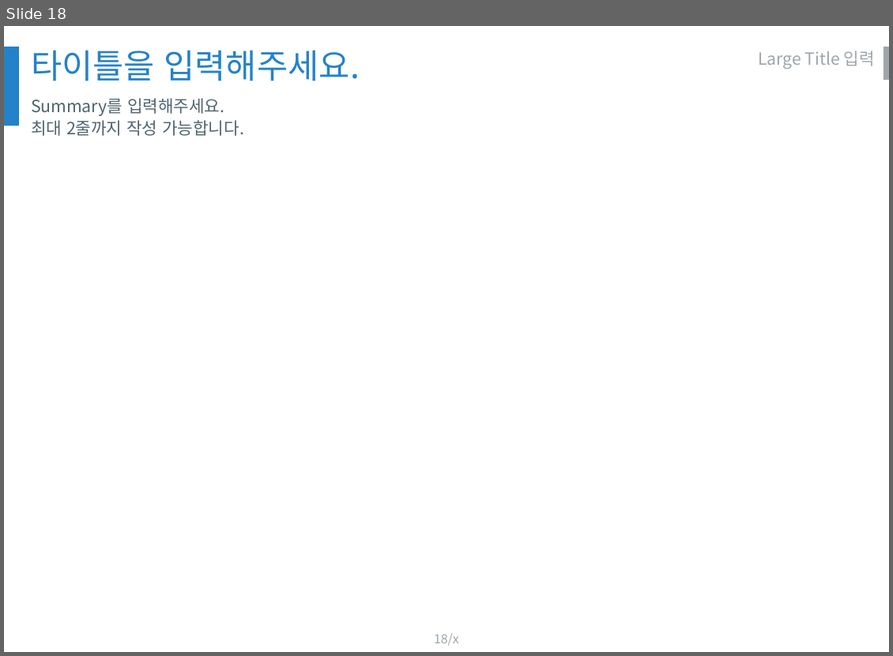
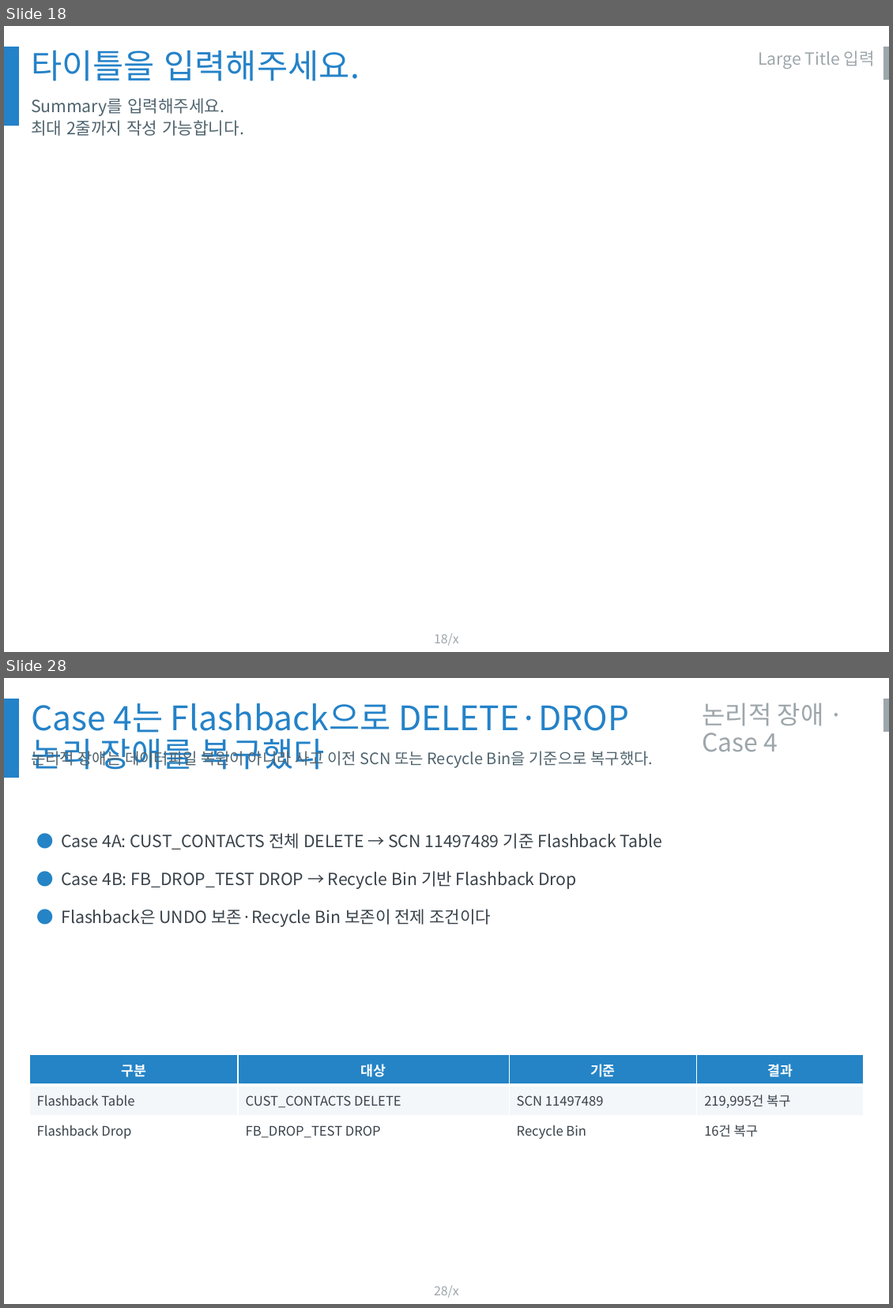
Before and after one commit to olmas70/slides, a slide deck: BO_스키마_트랜잭션_실증_보고서.pptx. Shown one above the other, each under a label of ours: slide 18 before the commit, slides 18 and 28 after it; the slides between them are not shown. The pictures are 893x656 and 893x1308 pixels, drawn with LibreOffice and Linux fonts; fonts in the diff are those of the drawing; background and template pictures are left out. Boxes give left, top, right and bottom in pixels: in the first picture for what was removed or moved away, otherwise in the second. Text is boxed around its words. In the diff, an @@ line names an element or a change of style, - is before the commit and + after.

```diff
--- a/BO_스키마_트랜잭션_실증_보고서.pptx
+++ b/BO_스키마_트랜잭션_실증_보고서.pptx
@@ slide 28 added at bbox=[4, 678, 889, 1304], background #FFFFFF; not listed: 3 template elements that a slide beside it also shows @@
@@ text added at bbox=[31, 703, 629, 770], 32 pt, text #2482C8 @@
+Case 4는 Flashback으로 DELETE·DROP 논리 장애를 복구했다
@@ text added at bbox=[702, 702, 824, 751], 24 pt, text #9DA6AB @@
+논리적 장애 · Case 4
@@ text added at bbox=[31, 748, 653, 769], 15 pt, text #50646E @@
+논리적 장애는 데이터파일 복원이 아니라 사고 이전 SCN 또는 Recycle Bin을 기준으로 복구했다.
@@ text added at bbox=[61, 833, 663, 927], 16 pt, text #39424A @@
+● Case 4A: CUST_CONTACTS 전체 DELETE → SCN 11497489 기준 Flashback Table
+● Case 4B: FB_DROP_TEST DROP → Recycle Bin 기반 Flashback Drop
+● Flashback은 UNDO 보존·Recycle Bin 보존이 전제 조건이다
@@ table added at bbox=[30, 1055, 864, 1146], 3 rows, 4 columns @@
+구분 | 대상 | 기준 | 결과
+Flashback Table | CUST_CONTACTS DELETE | SCN 11497489 | 219,995건 복구
+Flashback Drop | FB_DROP_TEST DROP | Recycle Bin | 16건 복구
```
Also in this commit, not shown: 2 slides changed, 19 other slides added, 2 slides removed.
